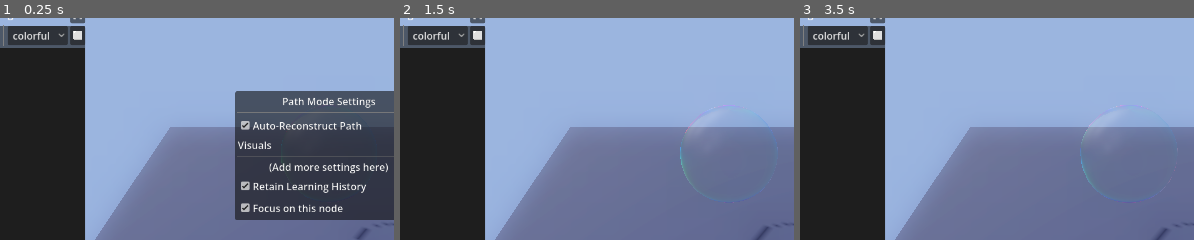
Above: before the commit, frames 1-3 (left to right).
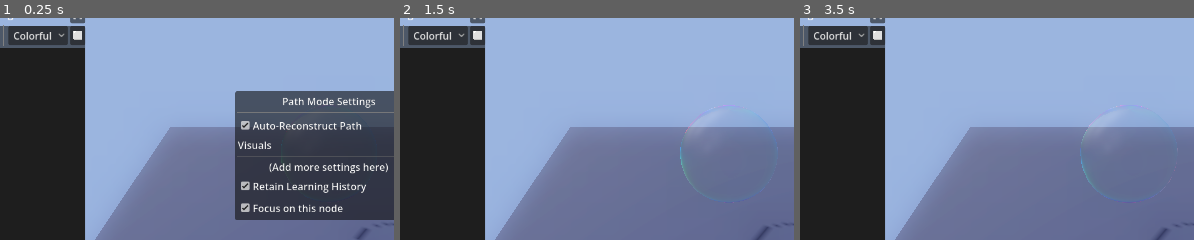
Above: after the commit, the same moments.

Repository: Jacobinwwey/NoteConnection
Game: Godot game, scene res://scenes/main.tscn
The game is run twice, just before and just after one commit, with the same random seed, the same clock (stepped at 60 frames per second) and the same inputs.
Inputs:
- Up to frame 1 (0.25 s): no input
- Up to frame 2 (1.5 s): click "Mark Complete" at 0.5 s; click "[v] Completed Nodes: 0" at 1.25 s
- Up to frame 3 (3.5 s): click "[>] Completed Nodes: 0" at 2 s; click "Edit" at 2.75 s
The pictures show only the part of the screen within x 8-58%, y 19-69%; the shares and areas given below are measured in that part.

The runs differ from the first frame. In frame 1, 0.3% of the frame differs, in the area x 2-13%, y 3-13%; in frame 2, 0.3%; in frame 3, 0.3%.
Error after the commit: Parse Error: Preload file "res://path_mode/scripts/tree_styles.gd" does not exist. (res://scripts/tree_renderer.gd:150)

Commit message:
fix(renderer): resolve IDE warnings (unused vars/signals) and TreeStyles declaration error (v1.4.3)

Diff:
--- a/path_mode/scripts/tree_renderer.gd
+++ b/path_mode/scripts/tree_renderer.gd
@@ -3,9 +3,7 @@
 
 # Signals
 signal node_clicked(node_id, local_pos)
-signal node_double_clicked(node_id)
 signal background_clicked
-signal node_toggle_requested(node_id) # New
 signal node_expand_prereqs_requested(node_id) # New: For hidden prerequisites
 signal node_collapse_prereqs_requested(node_id) # New: For hiding prerequisites
 signal collapse_all_requested() # New: Middle click to collapse all
@@ -29,8 +27,6 @@
 var _zoom_level: float = 1.0
 var _view_offset: Vector2 = Vector2.ZERO
 var _is_dragging: bool = false
-var _drag_start: Vector2 = Vector2.ZERO
-var _view_start: Vector2 = Vector2.ZERO
 
 # Interaction State (Long Press)
 var _pressed_node_id: String = ""
@@ -151,7 +147,8 @@
 		queue_redraw()
 
 func _update_style_config() -> void:
-	_style_config = TreeStyles.get_style(_current_style)
+	var TreeStylesScript = preload("res://path_mode/scripts/tree_styles.gd")
+	_style_config = TreeStylesScript.get_style(_current_style)
 
 func _draw() -> void:
 	# Apply Transform
